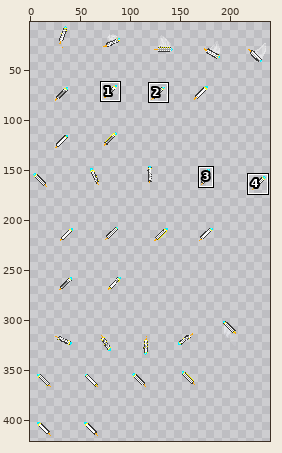
Sprite sheet: client/img/1/NFT_21474b21ec00e97173c8fd4f29b6d889d099df8575b32a648b642b56ccb8a77a.png. Above: a wide view before the commit, with the close-up outlined.
Close-up. First the earlier version:
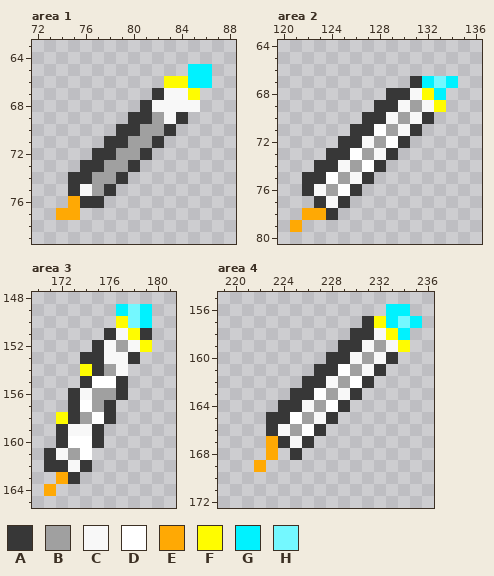
The file is 240x432 pixels. Colours within 5 levels of each other are drawn and written as one. Shown: area 1: x 72..88, y 63..79; area 2: x 120..136, y 64..80; area 3: x 170..181, y 148..165; area 4: x 219..236, y 155..172. The wide view leaves out empty margins. The commit also changed other parts of the picture, which this record leaves out.
Palette (. is transparent): A #373737  B #a0a0a0  C #f8f8f8  D #ffffff  E #ffa904  F #fffc00  G #00f2ff  H #74f8ff
Pixels before, area 1, first column x 74:
65 ...........GG
66 .........FFGG
67 ........ACCF.
68 .......ACCCC.
69 ......AABCA..
70 .....AABBA...
71 ....AABBA....
72 ...AABBA.....
73 ..AABBA......
74 .AABBA.......
75 .ACBA........
76 .EAA.........
77 EE...........
Pixels before, area 2, first column x 121:
67 ..........AGHG
68 ........AACFG.
69 .......AACBCF.
70 ......AACBCA..
71 .....AADBCA...
72 ....AACBDA....
73 ...AADBCA.....
74 ..AACBDA......
75 .AADBCA.......
76 .ACBDA........
77 ..ACA.........
78 .EEA..........
79 E.............
Pixels before, area 3, first column x 171:
149 ......GHG
150 ......FHG
151 .....ACFA
152 ....ACBCF
153 ...AACCA.
154 ...FABC..
155 ...ADDA..
156 ..ACBBA..
157 ..ADBA...
158 .FABDA...
159 .ACCA....
160 .ADDA....
161 ACBD.....
162 AACA.....
163 .EA......
164 E........
Pixels before, area 4, first column x 222:
156 ...........GG.
157 .........AFGHG
158 ........AACFG.
159 .......AACBCF.
160 ......AACBCA..
161 .....AADBCA...
162 ....AACBDA....
163 ...AADBCA.....
164 ..AACBDA......
165 .AADBCA.......
166 .ACBDA........
167 .EACA.........
168 .E.A..........
169 E.............
After:
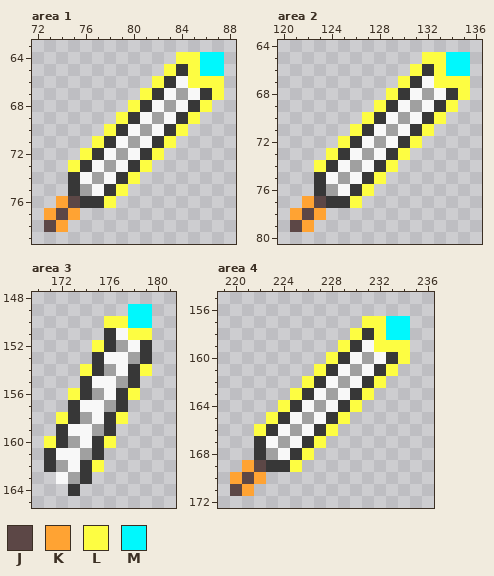
Colours new in this view: J #5c4746  K #ffa333  L #fdfd42  M #00f8fd
What changed:
Area 1:
y 64: x 84..87 .... -> LLMM
y 65: x 83..87 ..GG. -> LALMM
y 66: x 82..87 .FFGG. -> LACLLL
y 67: x 81 . -> L; x 84..87 CF.. -> BCAL
y 68: x 80 . -> L; x 83 C -> B; x 85..86 C. -> AL
y 69: x 79 . -> L; x 81 A -> C; x 85 . -> L
y 70: x 78 . -> L; x 80 A -> C; x 82 B -> C; x 84 . -> L
y 71: x 77 . -> L; x 79 A -> C; x 81 B -> C; x 83 . -> L
y 72: x 76 . -> L; x 78 A -> C; x 80 B -> C; x 82 . -> L
y 73: x 75 . -> L; x 77 A -> C; x 79 B -> C; x 81 . -> L
y 74: x 76 A -> C; x 78 B -> C; x 80 . -> L
y 75: x 76..77 CB -> BC; x 79 . -> L
y 76: x 74..75 .E -> KJ; x 78 . -> L
y 77: x 73..75 .EE -> KJK
y 78: x 73..74 .. -> JK
Area 2:
y 65: x 132..135 .... -> LLMM
y 66: x 131..135 ..... -> LALMM
y 67: x 130 . -> L; x 132..135 GHG. -> CLLL
y 68: x 129 A -> L; x 132..135 FG.. -> BCAL
y 69: x 128 A -> L; x 133..134 F. -> AL
y 70: x 127 A -> L; x 133 . -> L
y 71: x 126 A -> L; x 128 D -> C; x 132 . -> L
y 72: x 125 A -> L; x 129 D -> C; x 131 . -> L
y 73: x 124 A -> L; x 126 D -> C; x 130 . -> L
y 74: x 123 A -> L; x 127 D -> C; x 129 . -> L
y 75: x 122 A -> .; x 124 D -> C; x 128 . -> L
y 76: x 122..123 AC -> .A; x 125 D -> C; x 127 . -> L
y 77: x 122..124 .AC -> KJA; x 126 . -> L
y 78: x 121..124 .EEA -> KJK.
y 79: x 121..122 E. -> JK
Area 3:
y 149: x 177..179 GHG -> .MM
y 150: x 176..179 .FHG -> LLMM
y 151: x 178..179 FA -> LL
y 152: x 175..176 AC -> LA; x 179 F -> A
y 153: x 174 A -> .; x 178..179 A. -> BA
y 154: x 174 F -> L; x 178..179 .. -> AL
y 155: x 175..178 DDA. -> CCBA
y 156: x 173..174 AC -> LA; x 176 B -> C; x 178 . -> L
y 157: x 174..177 DBA. -> CCBA
y 158: x 172 F -> L; x 175 D -> C; x 177 . -> L
y 159: x 175..176 A. -> BA
y 160: x 171 . -> L; x 173..174 DD -> BC; x 176 . -> L
y 161: x 173..175 BD. -> CBA
y 162: x 172 A -> B; x 175 . -> L
y 163: x 172..174 EA. -> CBA
y 164: x 171 E -> .; x 173 . -> A
Area 4:
y 156: x 233..234 GG -> ..
y 157: x 231..235 AFGHG -> LLMM.
y 158: x 230 A -> L; x 232..234 CFG -> LMM
y 159: x 229 A -> L; x 232..234 BCF -> LLL
y 160: x 228 A -> L; x 234 . -> L
y 161: x 227 A -> L; x 229 D -> C; x 233 . -> L
y 162: x 226 A -> L; x 230 D -> C; x 232 . -> L
y 163: x 225 A -> L; x 227 D -> C; x 231 . -> L
y 164: x 224 A -> L; x 228 D -> C; x 230 . -> L
y 165: x 223 A -> L; x 225 D -> C; x 229 . -> L
y 166: x 222 . -> L; x 226 D -> C; x 228 . -> L
y 167: x 222..224 .EA -> ACB; x 227 . -> L
y 168: x 222..224 .E. -> ABC; x 226 . -> L
y 169: x 221..225 .E... -> KJAAL
y 170: x 220..222 ... -> KJK
y 171: x 220..221 .. -> JK
Changed places in both close-ups, as pixel boxes (x1, y1, x2, y2):
changed: (44, 52, 224, 232)
changed: (290, 52, 470, 232)
changed: (44, 304, 152, 496)
changed: (230, 304, 422, 496)
